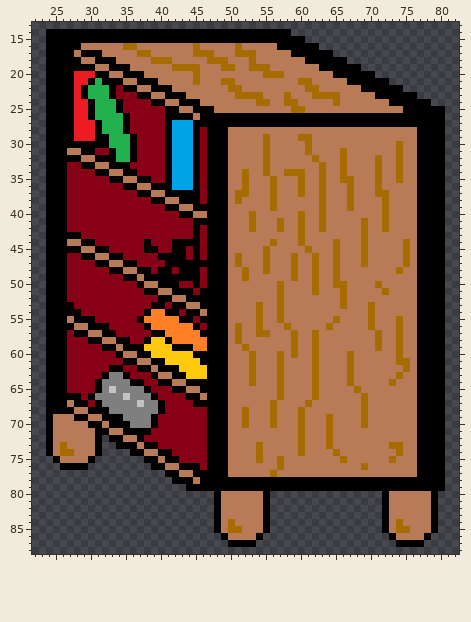
Sprite sheet -- Assets/Bookcase2.png. The first picture shows the starting point.
The file is 96x96 pixels. Shown: x 22..82, y 13..88.
New version:
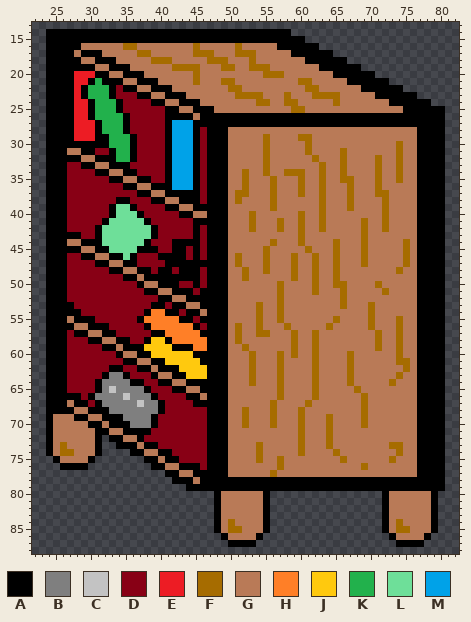
Palette (. is transparent): A #000000  B #7f7f7f  C #c3c3c3  D #880015  E #ed1c24  F #a66c00  G #b97a57  H #ff7f27  J #ffc90e  K #22b14c  L #6edf99  M #00a2e8
What changed:
Changed rows in their new state; - is an unchanged pixel.
first column x 31:
38 ---AA----
39 --ALLA---
40 --ALLLA--
41 -ALLLLLA-
42 ALLLLLLLA
43 ALLLLLLLA
44 ALLLLLL--
45 --LLLLA--
46 ----LA---
Changed places in both pictures, as pixel boxes (x1, y1, x2, y2):
changed: (95, 197, 158, 260)
